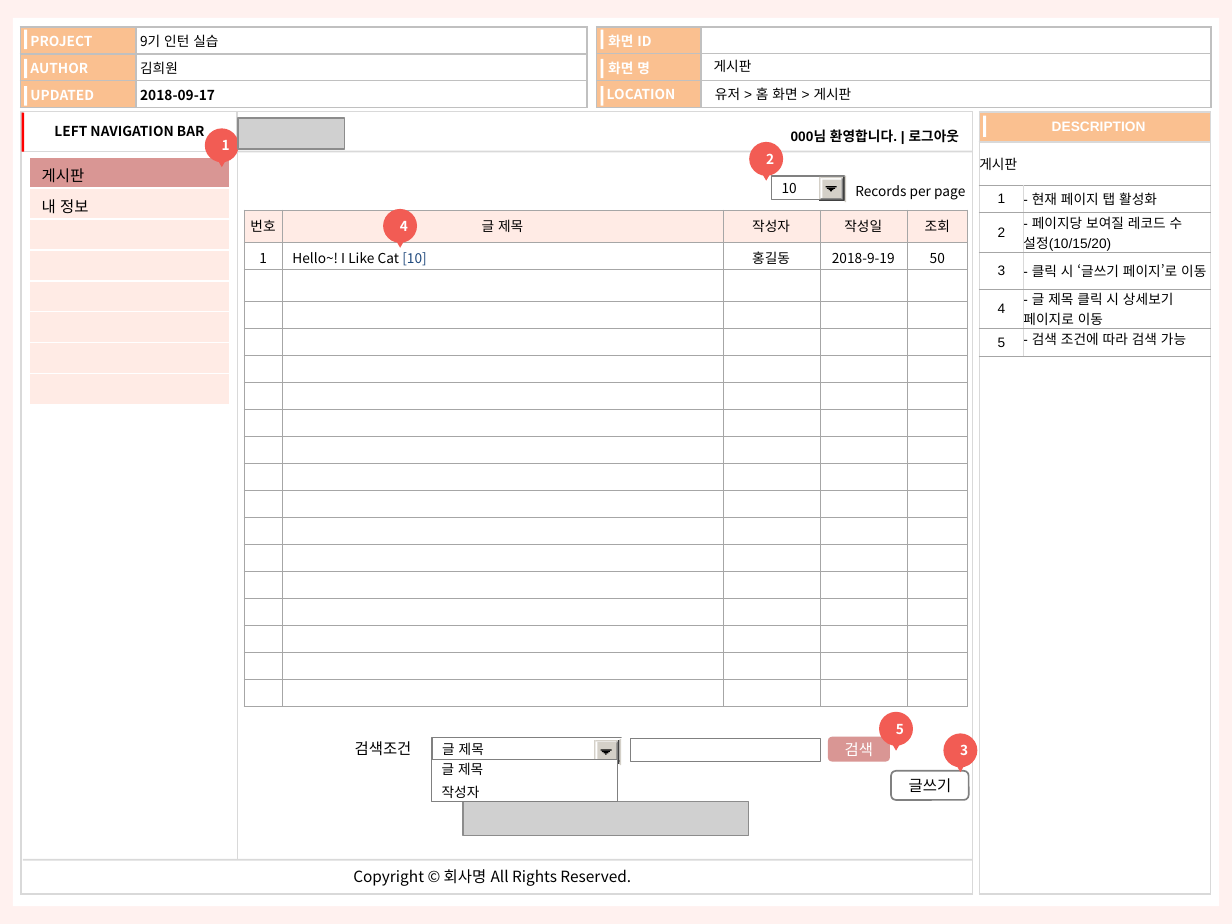
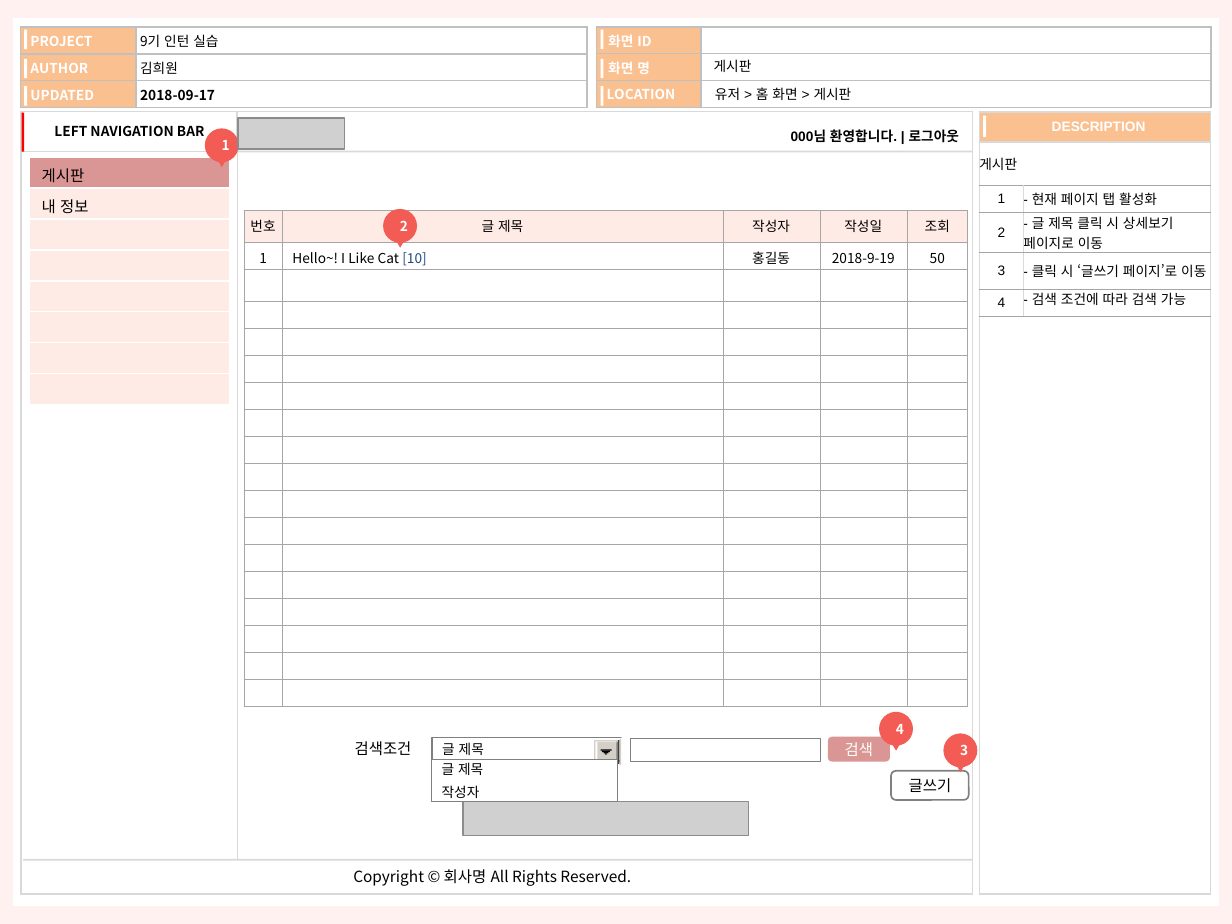
Before and after one commit to kimheewon/project, a slide deck: slide 8 of Document/사용자 화면정의서.pptx (slide 9 before the commit). Drawn at 1232x924 pixels with LibreOffice and Linux fonts; fonts in the diff are those of the drawing; grey boxes stand for pictures. Boxes give left, top, right and bottom in pixels: in the first picture for what was removed or moved away, otherwise in the second. Text is boxed around its words. In the diff, an @@ line names an element or a change of style, - is before the commit and + after.

```diff
--- a/Document/사용자 화면정의서.pptx
+++ b/Document/사용자 화면정의서.pptx
@@ ellipse removed at [749, 142, 784, 176] @@
-2
@@ table at [979, 142, 1211, 311] @@
-row 3, column 2: - 페이지당 보여질 레코드 수 설정(10/15/20)
+row 3, column 2: - 글 제목 클릭 시 상세보기 페이지로 이동
-row 5: 4 | - 글 제목 클릭 시 상세보기 페이지로 이동
-row 6: 5 | - 검색 조건에 따라 검색 가능
+row 5: 4 | - 검색 조건에 따라 검색 가능
@@ triangle removed at [760, 171, 771, 181] @@
@@ group removed at [771, 175, 965, 205]: 16 rectangles, 1 text @@
-10
-Records per page
@@ text in ellipse at [400, 220, 408, 231]: text changed @@
-4
+2
@@ text in ellipse at [896, 724, 904, 734]: text changed @@
-5
+4
```
Also in this commit, not shown: 7 other slides changed, 1 slide removed, 16 other files.
